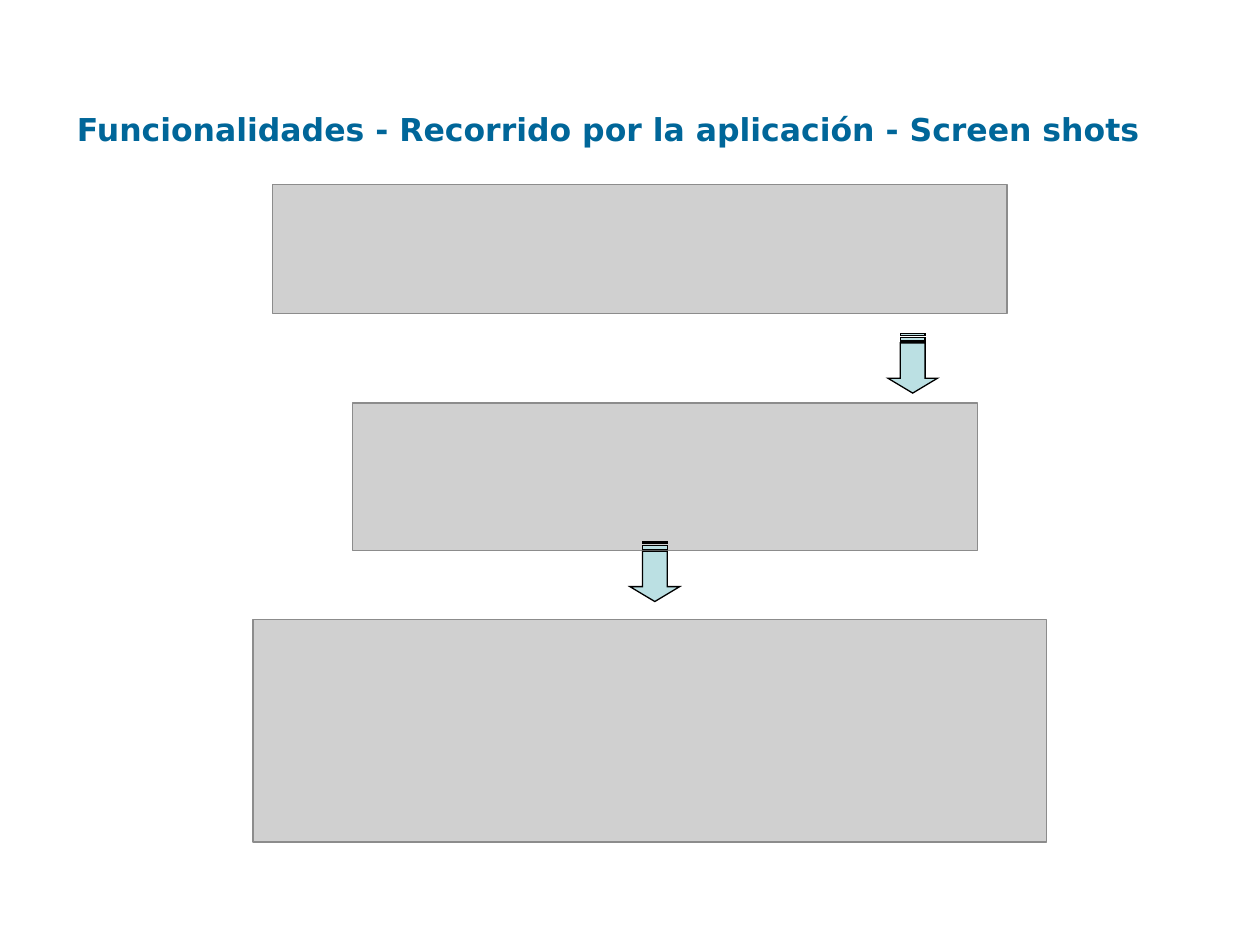
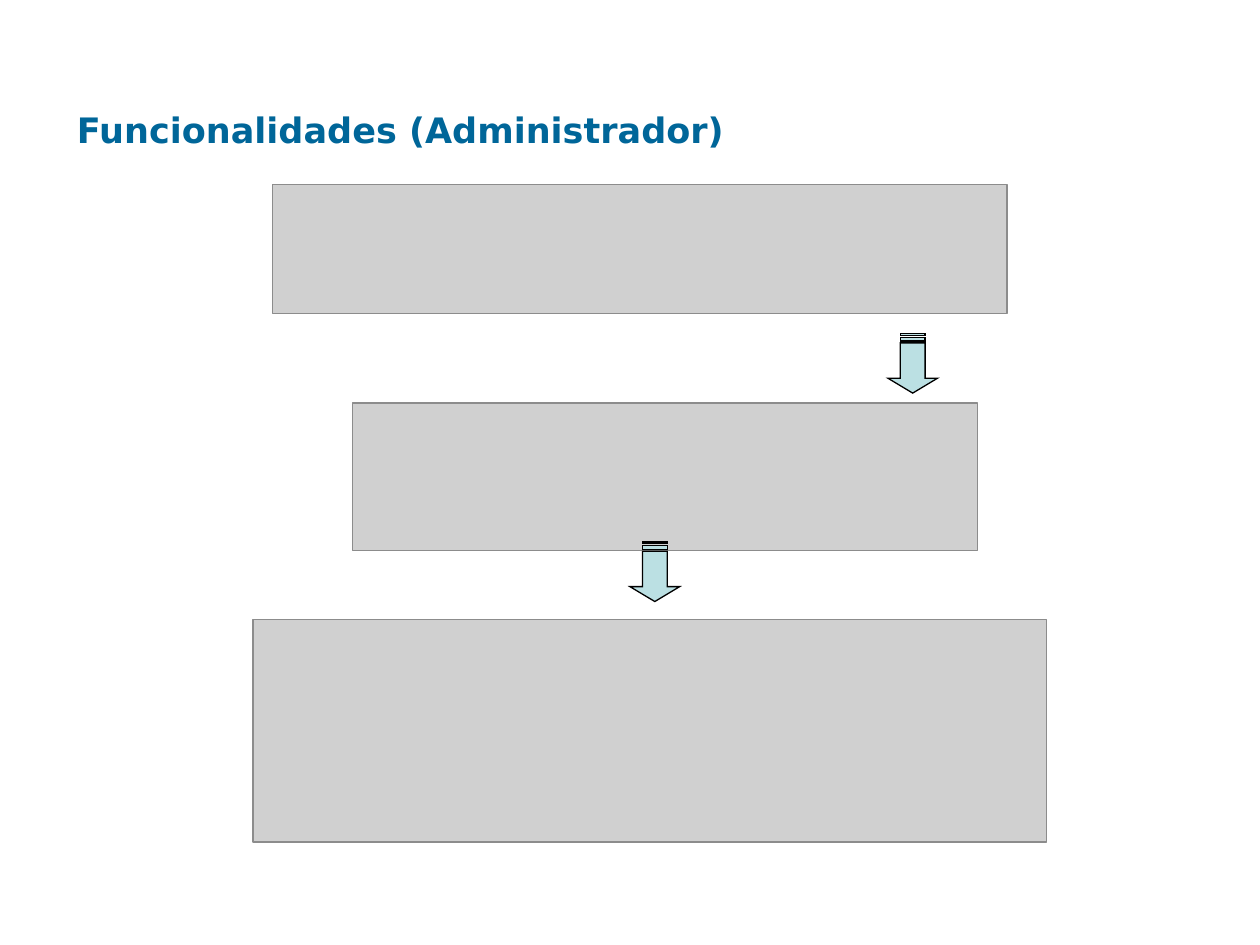
Before and after one commit to santiago-iturriaga/pgruso2007, a slide deck: slide 8 of Documentacion/Presentación Fenton - Damian.ppt. Drawn at 1260x945 pixels with LibreOffice and Linux fonts; fonts in the diff are those of the drawing; grey boxes stand for pictures; background and template pictures are left out. Boxes give left, top, right and bottom in pixels: in the first picture for what was removed or moved away, otherwise in the second. Text is boxed around its words. In the diff, an @@ line names an element or a change of style, - is before the commit and + after.

```diff
--- a/Documentacion/Presentación Fenton - Damian.ppt
+++ b/Documentacion/Presentación Fenton - Damian.ppt
@@ title at (x1=77, y1=116, x2=724, y2=148): text changed; size 18 to 20 pt @@
-Funcionalidades - Recorrido por la aplicación - Screen shots
+Funcionalidades (Administrador)
```
Also in this commit, not shown: 2 other slides changed, 1 slide added, 1 slide removed.
